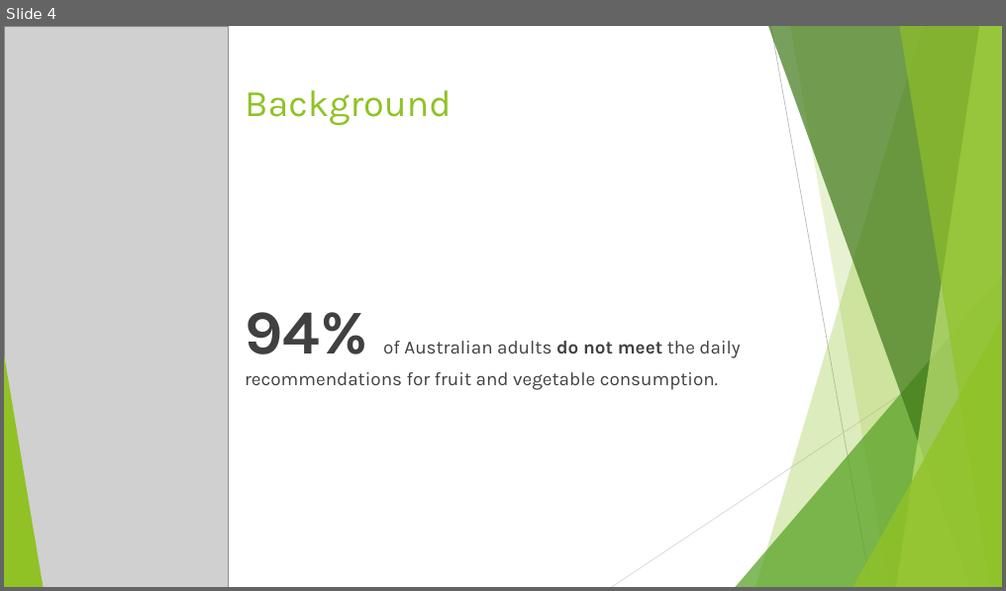
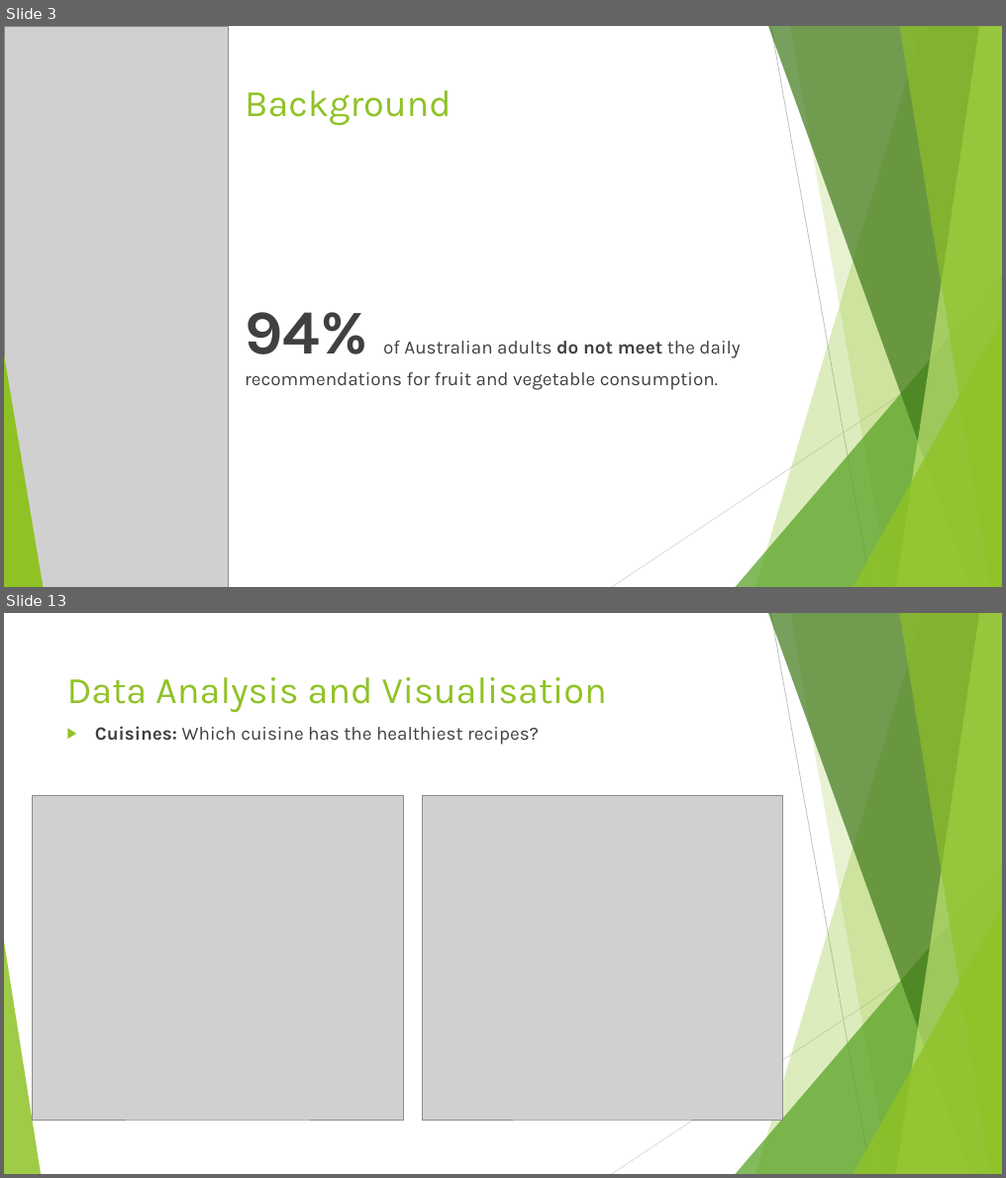
Before and after one commit to alyssahondrade/Project1, a slide deck: Slide Deck.pptx. Shown one above the other, each under a label of ours: slide 4 before the commit, slides 3 and 13 after it; the slides between them are not shown. The pictures are 1006x591 and 1006x1178 pixels, drawn with LibreOffice and Linux fonts; fonts in the diff are those of the drawing; grey boxes stand for pictures. Boxes give left, top, right and bottom in pixels: in the first picture for what was removed or moved away, otherwise in the second. Text is boxed around its words. In the diff, an @@ line names an element or a change of style, - is before the commit and + after.

```diff
--- a/Slide Deck.pptx
+++ b/Slide Deck.pptx
@@ slide 13 added at bbox=[4, 613, 1002, 1174], background #FFFFFF; not listed: 10 template elements that a slide beside it also shows @@
@@ title added at bbox=[67, 677, 607, 713], 36 pt, text #90C226 @@
+Data Analysis and Visualisation
@@ text added at bbox=[95, 726, 539, 745], 18 pt, text #404040 @@
+▶ Cuisines: Which cuisine has the healthiest recipes?
@@ picture added at bbox=[33, 796, 404, 1120] @@
@@ picture added at bbox=[423, 796, 782, 1120] @@
@@ what was slide 4 is now slide 3 @@
```
Also in this commit, not shown: 6 slides changed, 6 other slides added, 1 slide removed, 5 other files.
